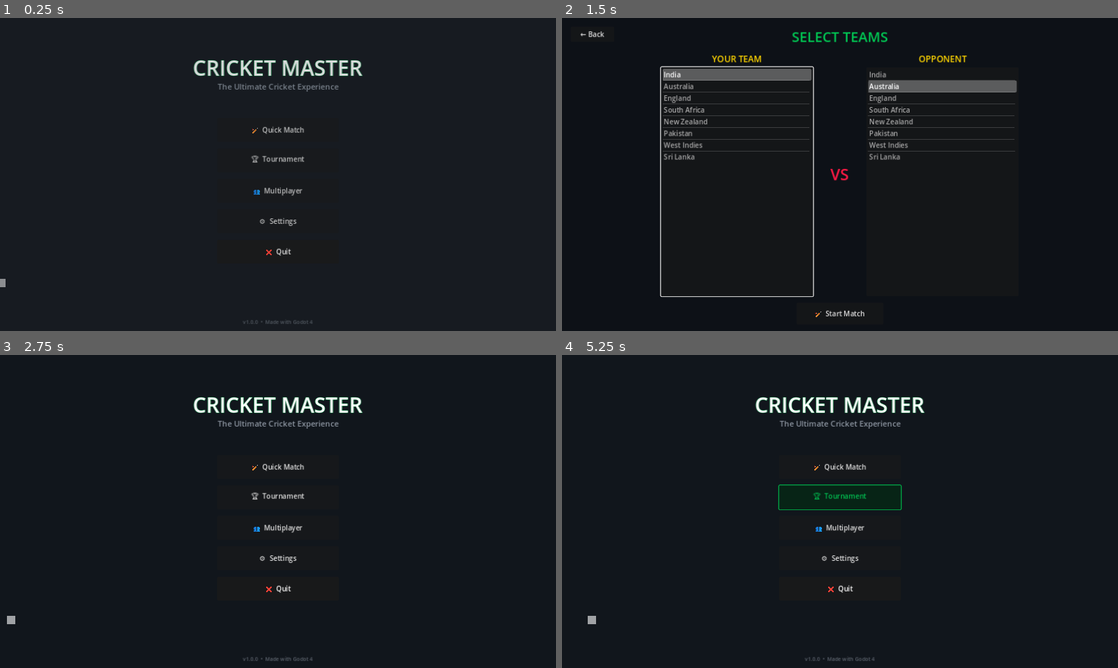
Above: before the commit, frames 1-4 (two rows, left to right).
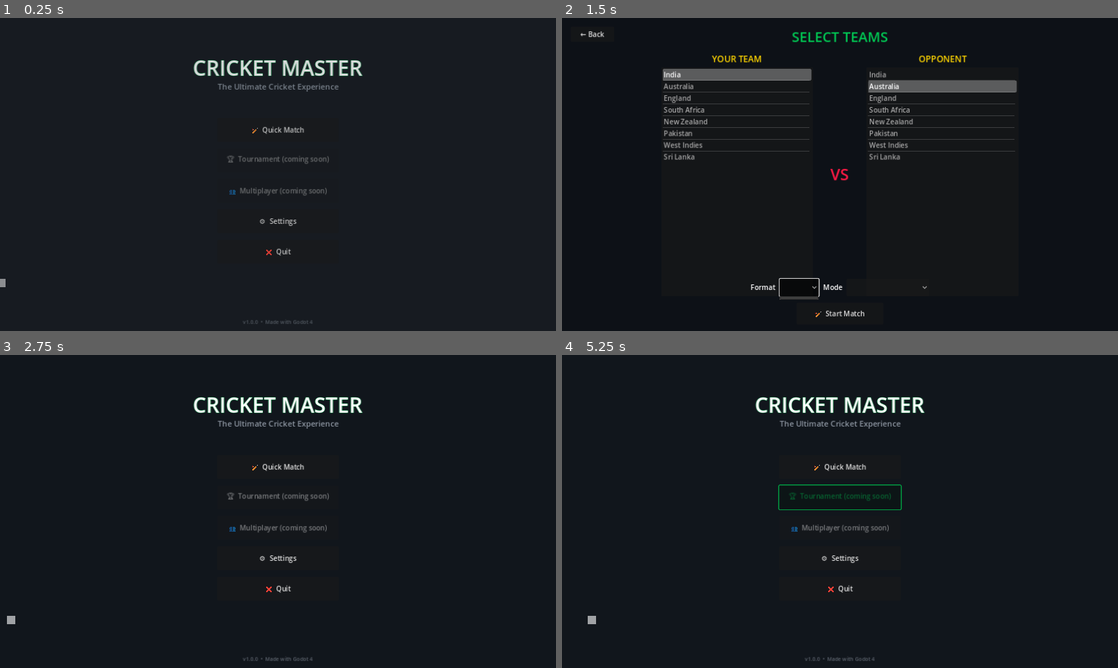
Above: after the commit, the same moments.

Repository: uppalasrichaitanya/CrickX
Game: Godot game, scene res://scenes/ui/MainMenu.tscn
Same seed, same stepped clock (60 frames per second), same inputs: the game is played once before the commit and once after it.
Inputs (mouse positions are in pixels of both pictures, inside the frame that each line leads up to):
- Up to frame 1 (0.25 s): no input
- Up to frame 2 (1.5 s): click "🏏 Quick Match" at 0.5 s; click (801, 287) at 1.27 s
- Up to frame 3 (2.75 s): click "← Back" at 2 s
- Up to frame 4 (5.25 s): click "⚙️ Settings" at 2.75 s; click "Medium" at 3.5 s; click "← Back" at 4.25 s; click (840, 495) at 5 s, where only the run before the commit has a clickable "🏆 Tournament"

The runs differ from the first frame. In frame 1, 0.4% of the frame differs, in the area x 40-60%, y 43-76%; in frame 2, 0.7%, in the area x 17-66%, y 15-90%; in frame 3, 0.4%; in frame 4, 0.4%.

Commit message:
P0: fix wide-rate tuning, match-start race, boot volumes, partnership, pitch wear; scene hygiene (stray node, invalid UIDs, staged logo import)

Diff:
--- a/autoloads/AudioManager.gd
+++ b/autoloads/AudioManager.gd
@@ -1,6 +1,12 @@
 # AudioManager.gd — Handles all game audio (Autoload).
-# Placeholder AudioStreamPlayer nodes — sounds can be added later.
+# Streams are generated placeholders — see tools/gen_audio.ps1 to regenerate.
 extends Node
+
+const SFX_BAT_HIT := preload("res://assets/audio/bat_hit.wav")
+const SFX_CROWD_CHEER := preload("res://assets/audio/crowd_cheer.wav")
+const SFX_WICKET := preload("res://assets/audio/wicket.wav")
+const SFX_AMBIENT := preload("res://assets/audio/crowd_ambient.wav")
+const SFX_CLICK := preload("res://assets/audio/ui_click.wav")
 
 var master_bus := "Master"
 
@@ -8,17 +14,31 @@
 @onready var sfx_crowd_cheer := AudioStreamPlayer.new()
 @onready var sfx_wicket := AudioStreamPlayer.new()
 @onready var sfx_ambient_crowd := AudioStreamPlayer.new()
+@onready var sfx_click := AudioStreamPlayer.new()
 
 func _ready() -> void:
 	sfx_bat_hit.name = "SFX_BatHit"
 	sfx_crowd_cheer.name = "SFX_CrowdCheer"
 	sfx_wicket.name = "SFX_Wicket"
 	sfx_ambient_crowd.name = "SFX_AmbientCrowd"
+	sfx_click.name = "SFX_Click"
+
+	sfx_bat_hit.stream = SFX_BAT_HIT
+	sfx_crowd_cheer.stream = SFX_CROWD_CHEER
+	sfx_wicket.stream = SFX_WICKET
+	sfx_ambient_crowd.stream = SFX_AMBIENT
+	sfx_click.stream = SFX_CLICK
+	sfx_ambient_crowd.stream.loop_mode = AudioStreamWAV.LOOP_FORWARD
 
 	add_child(sfx_bat_hit)
 	add_child(sfx_crowd_cheer)
 	add_child(sfx_wicket)
 	add_child(sfx_ambient_crowd)
+	add_child(sfx_click)
+
+	# Apply volumes persisted by GameManager (loads before this autoload).
+	set_master_volume(GameManager.master_volume)
+	set_sfx_volume(GameManager.sfx_volume)
 
 func play_bat_hit() -> void:
 	if sfx_bat_hit.stream:
@@ -31,6 +51,10 @@
 func play_wicket() -> void:
 	if sfx_wicket.stream:
 		sfx_wicket.play()
+
+func play_click() -> void:
+	if sfx_click.stream:
+		sfx_click.play()
 
 func start_ambient() -> void:
 	if sfx_ambient_crowd.stream and not sfx_ambient_crowd.playing:
@@ -49,3 +73,4 @@
 	sfx_crowd_cheer.volume_db = linear_to_db(vol)
 	sfx_wicket.volume_db = linear_to_db(vol)
 	sfx_ambient_crowd.volume_db = linear_to_db(vol)
+	sfx_click.volume_db = linear_to_db(vol)
--- a/autoloads/Constants.gd
+++ b/autoloads/Constants.gd
@@ -18,7 +18,7 @@
 const INPUT_TIMEOUT: float = 5.0
 
 # ─── UI Timing ───
-const SHOT_SELECTION_TIMEOUT: float = 8.0
+const SHOT_SELECTION_TIMEOUT: float = 4.0
 const SCENE_FADE_DURATION: float = 0.3
 const TYPEWRITER_SPEED: float = 0.03  # seconds per character
 const TURN_TRANSITION_DURATION: float = 3.0
@@ -38,13 +38,27 @@
 const LOW_MORALE_THRESHOLD: float = 0.4
 
 # ─── Pitch Wear ───
-const PITCH_WEAR_PER_BALL: float = 0.001
+const PITCH_WEAR_PER_BALL: float = 0.005
 const PITCH_ROUGH_THRESHOLD: float = 0.4
 const PITCH_DANGEROUS_THRESHOLD: float = 0.7
 
 # ─── DRS ───
 const DRS_REVIEWS_T20: int = 1
 const DRS_REVIEWS_ODI: int = 2
+
+# ─── Fielding & Dismissal ───
+const CATCH_BASE_CHANCE: float = 0.78      # skilled fielder holds on
+const CATCH_SKILL_WEIGHT: float = 0.004    # +/- per fielding skill point from 60
+const CARRY_BASE_CHANCE: float = 0.85      # chance a take is clean, not a bump ball
+const DROPPED_CATCH_SAVE: float = 0.25    # dropped chance on a misfield still costs runs
+const NO_BALL_BASE: float = 0.015         # base no-ball chance (skill 80, rhythm 0.5)
+const NO_BALL_MAX: float = 0.10            # cap for a wild bowler
+
+# ─── Over Events ───
+const BIG_OVER_RUNS: int = 12              # over qualifies as a "big over"
+const DRINKS_BREAK_OVER_ODI: int = 20      # drinks break cadence (ODI)
+const DRINKS_BREAK_OVER_T20: int = 10      # drinks break cadence (T20)
+const SPELL_REST_RECOVERY: float = 0.05    # fatigue recovered per over rested
 
 # ─── Theme Colors ───
 const COLOR_BG_DARK := Color("#0D1117")
@@ -148,3 +162,15 @@
 	ShotType.DEFENSIVE_BLOCK: [FieldZone.MID_OFF, FieldZone.MID_ON],
 	ShotType.LEAVE_BALL: [],
 }
+
+# Zone display names (for commentary flavor)
+var ZONE_NAMES: Dictionary = {
+	FieldZone.FINE_LEG: "fine leg",
+	FieldZone.SQUARE_LEG: "square leg",
+	FieldZone.MID_WICKET: "mid-wicket",
+	FieldZone.LONG_ON: "long-on",
+	FieldZone.MID_ON: "mid-on",
+	FieldZone.MID_OFF: "mid-off",
+	FieldZone.COVER: "the covers",
+	FieldZone.POINT: "point",
+}
--- a/autoloads/GameManager.gd
+++ b/autoloads/GameManager.gd
@@ -35,6 +35,7 @@
 
 # ─── Second innings tracking ───
 var first_innings_scorecard: Dictionary = {}
+var partnership_start_runs: int = 0  # Total runs at the start of the current partnership
 
 # ─── Settings ───
 var difficulty: int = Constants.Difficulty.MEDIUM
@@ -109,6 +110,7 @@
 	all_overs = []
 	extras = { "wides": 0, "no_balls": 0, "byes": 0, "leg_byes": 0 }
 	first_innings_scorecard = {}
+	partnership_start_runs = 0
 	pitch_wear = 0.0
 	batting_pressure = 0.0
 	momentum = 0.0
@@ -121,6 +123,11 @@
 
 func get_current_over_string() -> String:
 	return str(state["current_over"]) + "." + str(state["current_ball"])
+
+func get_max_reviews() -> int:
+	if state.get("format", 0) == Constants.MatchFormat.T20:
+		return Constants.DRS_REVIEWS_T20
+	return Constants.DRS_REVIEWS_ODI
 
 func get_required_run_rate() -> float:
 	if state["is_first_innings"] or state["target"] == 0:
@@ -140,8 +147,8 @@
 func get_partnership_runs() -> int:
 	if striker == null or non_striker == null:
 		return 0
-	# Simple approximation — sum of both current batsmen runs since last wicket
-	return striker.match_runs + non_striker.match_runs
+	# Runs scored by the current pairing since the last wicket (or innings start)
+	return state["total_runs"] - partnership_start_runs
 
 func update_phase() -> void:
 	var overs = state["current_over"]
@@ -220,6 +227,7 @@
 	this_over_balls = []
 	all_overs = []
 	extras = { "wides": 0, "no_balls": 0, "byes": 0, "leg_byes": 0 }
+	partnership_start_runs = 0
 	pitch_wear = 0.0
 	batting_pressure = 0.0
 
--- a/scenes/ui/MainMenu.tscn
+++ b/scenes/ui/MainMenu.tscn
@@ -81,12 +81,16 @@
 [node name="BtnTournament" type="Button" parent="VBoxContainer"]
 custom_minimum_size = Vector2(280, 55)
 layout_mode = 2
-text = "🏆  Tournament"
+disabled = true
+text = "🏆  Tournament (coming soon)"
+tooltip_text = "Planned for a future update"
 
 [node name="BtnMultiplayer" type="Button" parent="VBoxContainer"]
 custom_minimum_size = Vector2(280, 55)
 layout_mode = 2
-text = "👥  Multiplayer"
+disabled = true
+text = "👥  Multiplayer (coming soon)"
+tooltip_text = "Planned for a future update"
 
 [node name="BtnSettings" type="Button" parent="VBoxContainer"]
 custom_minimum_size = Vector2(280, 55)
@@ -115,15 +119,6 @@
 text = "v1.0.0  •  Made with Godot 4"
 horizontal_alignment = 1
 
-[node name="BtnQuit" type="Button" parent="VersionLabel"]
-custom_minimum_size = Vector2(280, 55)
-layout_mode = 2
-offset_left = 10.0
-offset_top = -180.0
-offset_right = 290.0
-offset_bottom = -125.0
-text = "❌  Quit"
-
 [node name="AnimatedBall" type="ColorRect" parent="."]
 layout_mode = 0
 offset_left = -50.0
--- a/scenes/ui/MatchHUD.tscn
+++ b/scenes/ui/MatchHUD.tscn
@@ -1,4 +1,4 @@
-[gd_scene load_steps=2 format=3 uid="uid://match_hud"]
+[gd_scene load_steps=2 format=3]
 
 [ext_resource type="Script" path="res://scenes/ui/MatchHUD.gd" id="1"]
 
@@ -168,6 +168,19 @@
 layout_mode = 2
 text = "DRS: 🟢"
 
+[node name="FFBtn" type="Button" parent="StatusBar"]
+layout_mode = 2
+custom_minimum_size = Vector2(44, 0)
+text = "⏩"
+tooltip_text = "Fast-forward: skip the wait between balls"
+
+[node name="WagonBtn" type="Button" parent="StatusBar"]
+layout_mode = 2
+custom_minimum_size = Vector2(44, 0)
+toggle_mode = true
+text = "🧭"
+tooltip_text = "Wagon wheel: show every shot line this innings"
+
 [node name="OverDotsBar" type="PanelContainer" parent="."]
 layout_mode = 1
 anchors_preset = 10
@@ -252,6 +265,54 @@
 custom_minimum_size = Vector2(180, 48)
 text = "✋ [6] Leave"
 
+[node name="BowlSelectionPanel" type="PanelContainer" parent="."]
+visible = false
+layout_mode = 1
+anchor_left = 0.05
+anchor_top = 0.48
+anchor_right = 0.95
+anchor_bottom = 0.85
+
+[node name="BowlVBox" type="VBoxContainer" parent="BowlSelectionPanel"]
+layout_mode = 2
+theme_override_constants/separation = 10
+
+[node name="Title" type="Label" parent="BowlSelectionPanel/BowlVBox"]
+layout_mode = 2
+text = "🎳 YOUR TURN — PICK A DELIVERY"
+horizontal_alignment = 1
+theme_override_colors/font_color = Color(1, 0.839, 0, 1)
+theme_override_font_sizes/font_size = 16
+
+[node name="TimerBar" type="ProgressBar" parent="BowlSelectionPanel/BowlVBox"]
+layout_mode = 2
+custom_minimum_size = Vector2(0, 12)
+max_value = 100.0
+value = 100.0
+
+[node name="Grid" type="GridContainer" parent="BowlSelectionPanel/BowlVBox"]
+layout_mode = 2
+size_flags_horizontal = 4
+columns = 4
+theme_override_constants/h_separation = 12
+theme_override_constants/v_separation = 8
+
+[node name="BtnBowl1" type="Button" parent="BowlSelectionPanel/BowlVBox/Grid"]
+custom_minimum_size = Vector2(220, 48)
+text = "🎯 [1] Yorker"
+
+[node name="BtnBowl2" type="Button" parent="BowlSelectionPanel/BowlVBox/Grid"]
+custom_minimum_size = Vector2(220, 48)
+text = "⚡ [2] Short Ball"
+
+[node name="BtnBowl3" type="Button" parent="BowlSelectionPanel/BowlVBox/Grid"]
+custom_minimum_size = Vector2(220, 48)
+text = "🎈 [3] Full Toss"
+
+[node name="BtnBowl4" type="Button" parent="BowlSelectionPanel/BowlVBox/Grid"]
+custom_minimum_size = Vector2(220, 48)
+text = "🐢 [4] Slower Ball"
+
 [node name="DeliveryAlert" type="PanelContainer" parent="."]
 visible = false
 layout_mode = 1
@@ -259,9 +320,10 @@
 anchor_left = 0.5
 anchor_right = 0.5
 offset_left = -170.0
-offset_top = 340.0
+offset_top = 330.0
 offset_right = 170.0
-offset_bottom = 380.0
+offset_bottom = 368.0
+self_modulate = Color(1, 1, 1, 0.88)
 
 [node name="DeliveryName" type="Label" parent="DeliveryAlert"]
 layout_mode = 2
@@ -304,3 +366,67 @@
 theme_override_colors/font_color = Color(1, 0.839, 0, 1)
 theme_override_font_sizes/font_size = 24
 autowrap_mode = 2
+
+[node name="DRSPopup" type="Control" parent="."]
+visible = false
+layout_mode = 1
+anchors_preset = 15
+anchor_right = 1.0
+anchor_bottom = 1.0
+
+[node name="DRSDim" type="ColorRect" parent="DRSPopup"]
+layout_mode = 1
+anchors_preset = 15
+anchor_right = 1.0
+anchor_bottom = 1.0
+color = Color(0, 0, 0, 0.72)
+
+[node name="DRSPanel" type="PanelContainer" parent="DRSPopup"]
+layout_mode = 1
+anchors_preset = 8
+anchor_left = 0.5
+anchor_top = 0.5
+anchor_right = 0.5
+anchor_bottom = 0.5
+offset_left = -260.0
+offset_top = -130.0
+offset_right = 260.0
+offset_bottom = 130.0
+
+[node name="DRSVBox" type="VBoxContainer" parent="DRSPopup/DRSPanel"]
+layout_mode = 2
+theme_override_constants/separation = 12
+
+[node name="DRSTitle" type="Label" parent="DRSPopup/DRSPanel/DRSVBox"]
+layout_mode = 2
+text = "📡 DRS — WICKET! REVIEW?"
+horizontal_alignment = 1
+theme_override_colors/font_color = Color(0, 0.784, 0.325, 1)
+theme_override_font_sizes/font_size = 20
+
+[node name="DRSInfo" type="Label" parent="DRSPopup/DRSPanel/DRSVBox"]
+layout_mode = 2
+text = "LBW — 1 review left"
+horizontal_alignment = 1
+theme_override_colors/font_color = Color(1, 1, 1, 1)
+theme_override_font_sizes/font_size = 15
+autowrap_mode = 2
+
+[node name="DRSTimer" type="ProgressBar" parent="DRSPopup/DRSPanel/DRSVBox"]
+layout_mode = 2
+custom_minimum_size = Vector2(0, 10)
+max_value = 100.0
+value = 100.0
+
+[node name="DRSBtns" type="HBoxContainer" parent="DRSPopup/DRSPanel/DRSVBox"]
+layout_mode = 2
+theme_override_constants/separation = 20
+alignment = 1
+
+[node name="DRSYesBtn" type="Button" parent="DRSPopup/DRSPanel/DRSVBox/DRSBtns"]
+custom_minimum_size = Vector2(160, 50)
+text = "🙋 REVIEW"
+
+[node name="DRSNoBtn" type="Button" parent="DRSPopup/DRSPanel/DRSVBox/DRSBtns"]
+custom_minimum_size = Vector2(160, 50)
+text = "✋ NO REVIEW"
--- a/scenes/ui/Scorecard.tscn
+++ b/scenes/ui/Scorecard.tscn
@@ -1,4 +1,4 @@
-[gd_scene load_steps=2 format=3 uid="uid://scorecard"]
+[gd_scene load_steps=2 format=3]
 
 [ext_resource type="Script" path="res://scenes/ui/Scorecard.gd" id="1"]
 
--- a/scenes/ui/Settings.tscn
+++ b/scenes/ui/Settings.tscn
@@ -1,4 +1,4 @@
-[gd_scene load_steps=2 format=3 uid="uid://settings"]
+[gd_scene load_steps=2 format=3]
 
 [ext_resource type="Script" path="res://scenes/ui/Settings.gd" id="1"]
 
--- a/scenes/ui/TeamSelect.tscn
+++ b/scenes/ui/TeamSelect.tscn
@@ -1,4 +1,4 @@
-[gd_scene load_steps=2 format=3 uid="uid://team_select"]
+[gd_scene load_steps=2 format=3]
 
 [ext_resource type="Script" path="res://scenes/ui/TeamSelect.gd" id="1"]
 
@@ -77,6 +77,52 @@
 layout_mode = 2
 size_flags_vertical = 3
 
+[node name="SetupRow" type="HBoxContainer" parent="."]
+layout_mode = 1
+anchors_preset = 7
+anchor_left = 0.5
+anchor_top = 1.0
+anchor_right = 0.5
+anchor_bottom = 1.0
+offset_left = -260.0
+offset_top = -120.0
+offset_right = 260.0
+offset_bottom = -80.0
+theme_override_constants/separation = 10
+alignment = 1
+
+[node name="FormatLabel" type="Label" parent="SetupRow"]
+layout_mode = 2
+text = "Format"
+
+[node name="FormatBtn" type="OptionButton" parent="SetupRow"]
+layout_mode = 2
+custom_minimum_size = Vector2(90, 0)
+
+[node name="ModeLabel" type="Label" parent="SetupRow"]
+layout_mode = 2
+text = "Mode"
+
+[node name="ModeBtn" type="OptionButton" parent="SetupRow"]
+layout_mode = 2
+custom_minimum_size = Vector2(190, 0)
+
+[node name="WarningLabel" type="Label" parent="."]
+visible = false
+layout_mode = 1
+anchors_preset = 7
+anchor_left = 0.5
+anchor_top = 1.0
+anchor_right = 0.5
+anchor_bottom = 1.0
+offset_left = -200.0
+offset_top = -145.0
+offset_right = 200.0
+offset_bottom = -120.0
+text = "Pick two different teams!"
+horizontal_alignment = 1
+theme_override_colors/font_color = Color(1, 0.098, 0.267, 1)
+
 [node name="BtnStart" type="Button" parent="."]
 layout_mode = 1
 anchors_preset = 7
--- a/scripts/core/modules/BowlingDepthSystem.gd
+++ b/scripts/core/modules/BowlingDepthSystem.gd
@@ -57,7 +57,9 @@
 func calculate_accuracy(bowler: PlayerData) -> Dictionary:
 	var accuracy = float(bowler.bowling_skill) / 100.0 * (0.7 + bowler.rhythm * 0.6)
 	var miss = (1.0 - accuracy) * _rng.randf_range(-1.0, 1.0)
-	return { "accuracy": accuracy, "miss_amount": miss, "is_wide": absf(miss) > 0.4 }
+	# Wide is a small explicit probability scaled by inaccuracy (elite ~0.5%, weak ~10%)
+	var wide_chance = clampf((1.0 - accuracy) * 0.15, 0.005, 0.10)
+	return { "accuracy": accuracy, "miss_amount": miss, "is_wide": _rng.randf() < wide_chance }
 
 func update_rhythm(bowler: PlayerData, outcome: Dictionary) -> void:
 	var runs = outcome.get("runs", 0)
Not shown, added: logo.png.import
